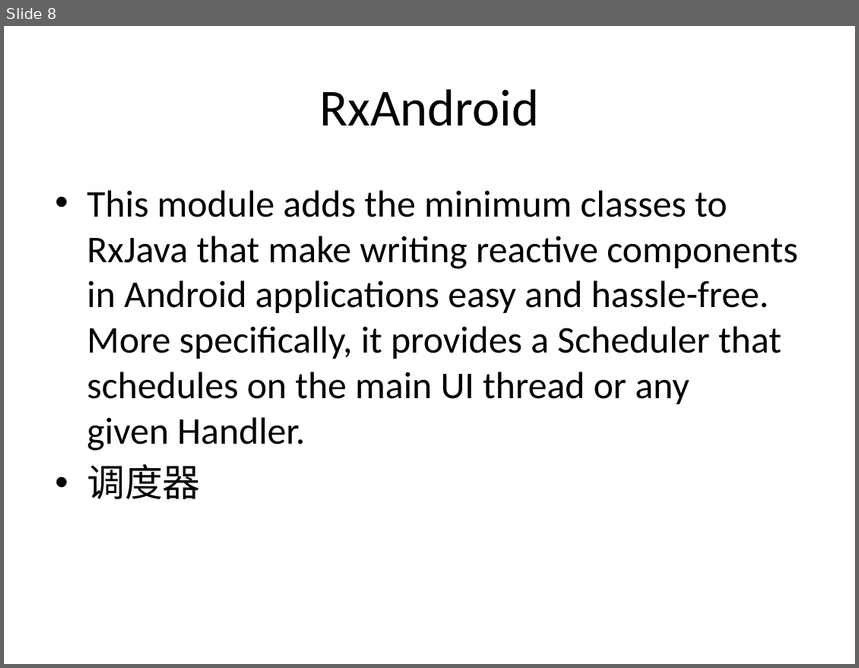
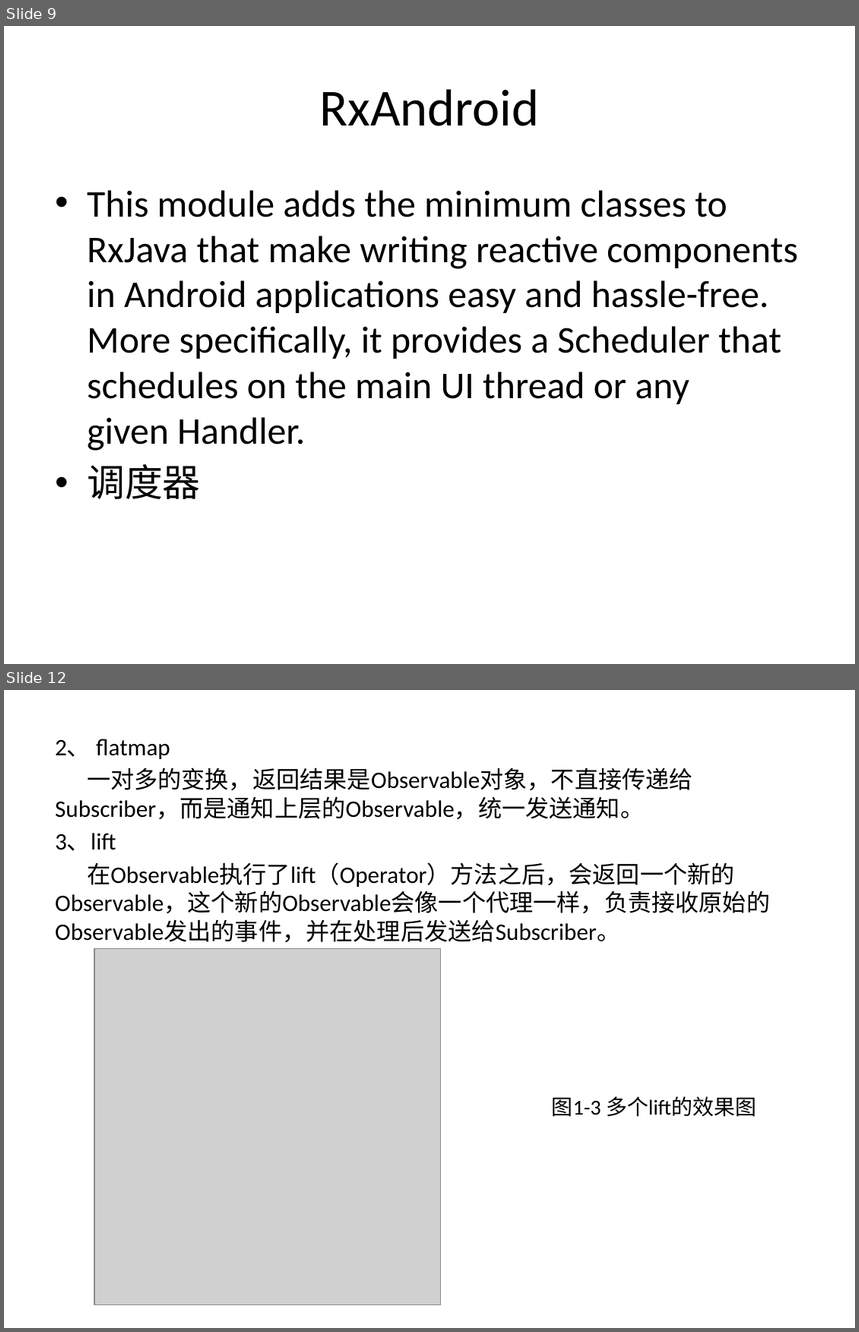
Before and after one commit to YongHuiLuo/TinyEasyView, a slide deck: RxJava 简介.pptx. Shown one above the other, each under a label of ours: slide 8 before the commit, slides 9 and 12 after it; the slides between them are not shown. The pictures are 859x668 and 859x1332 pixels, drawn with LibreOffice and Linux fonts; fonts in the diff are those of the drawing; grey boxes stand for pictures. Boxes give left, top, right and bottom in pixels: in the first picture for what was removed or moved away, otherwise in the second. Text is boxed around its words. In the diff, an @@ line names an element or a change of style, - is before the commit and + after.

Commit message:
flatmap and  lift method example

```diff
--- a/RxJava 简介.pptx
+++ b/RxJava 简介.pptx
@@ slide 12 added at <box>4,690,855,1328</box>, background #FFFFFF @@
@@ text added at <box>55,739,770,942</box>, 20 pt, text #000000 @@
+2、 flatmap
+一对多的变换，返回结果是Observable对象，不直接传递给Subscriber，而是通知上层的Observable，统一发送通知。
+3、lift
+在Observable执行了lift（Operator）方法之后，会返回一个新的Observable，这个新的Observable会像一个代理一样，负责接收原始的Observable发出的事件，并在处理后发送给Subscriber。
@@ picture added at <box>94,948,441,1306</box> @@
@@ text added at <box>552,1097,756,1117</box>, 18 pt, text #000000 @@
+图1-3 多个lift的效果图
@@ what was slide 8 is now slide 9 @@
```
Also in this commit, not shown: 2 slides changed, 3 other slides added, 6 other files.
